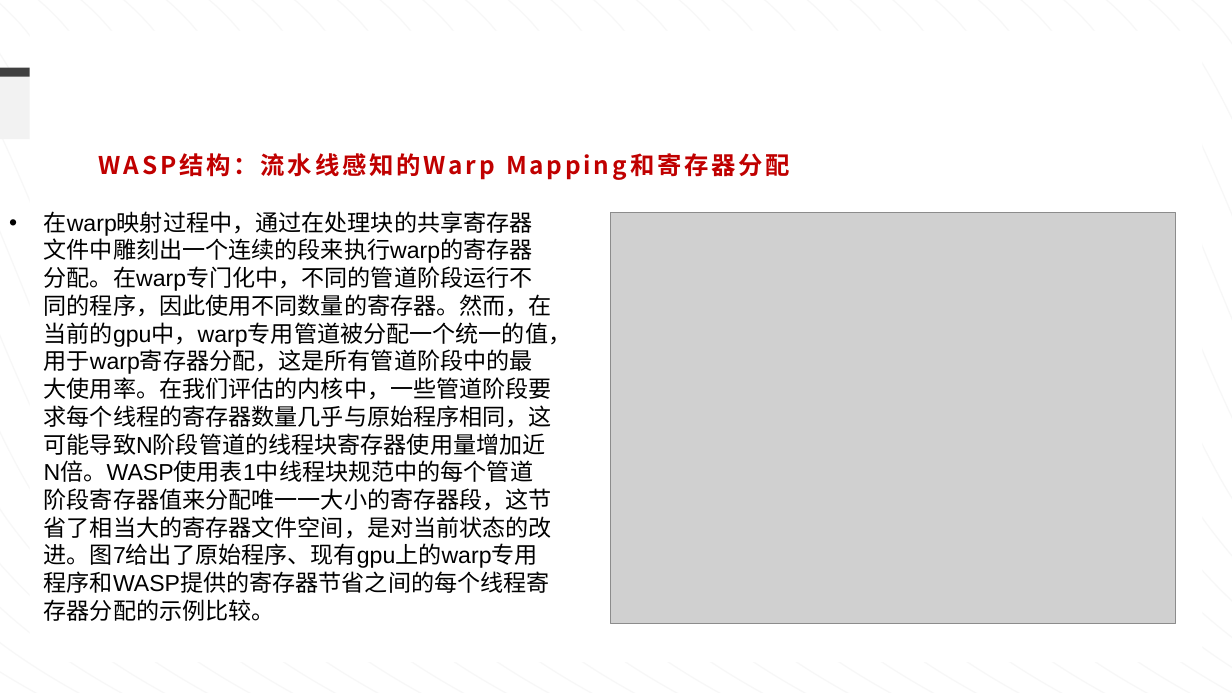
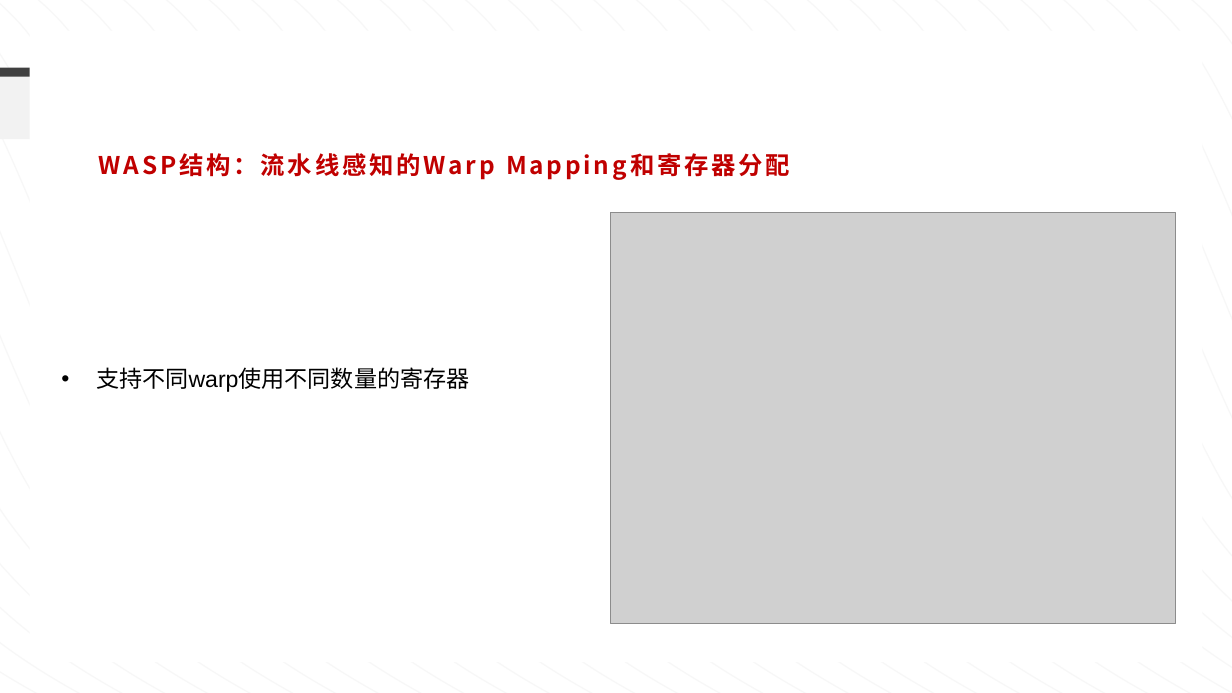
Before and after one commit to ziyuhuang123/dataflow_code, a slide deck: slide 7 of weekly_report/组会-0913.pptx (slide 8 before the commit). Drawn at 1232x693 pixels with LibreOffice and Linux fonts; fonts in the diff are those of the drawing; grey boxes stand for pictures. Boxes give left, top, right and bottom in pixels: in the first picture for what was removed or moved away, otherwise in the second. Text is boxed around its words. In the diff, an @@ line names an element or a change of style, - is before the commit and + after.

```diff
--- a/weekly_report/组会-0913.pptx
+++ b/weekly_report/组会-0913.pptx
@@ text at bbox=[96, 367, 469, 392]: text changed @@
-• 在warp映射过程中，通过在处理块的共享寄存器文件中雕刻出一个连续的段来执行warp的寄存器分配。在warp专门化中，不同的管道阶段运行不同的程序，因此使用不同数量的寄存器。然而，在当前的gpu中，warp专用管道被分配一个统一的值，用于warp寄存器分配，这是所有管道阶段中的最大使用率。在我们评估的内核中，一些管道阶段要求每个线程的寄存器数量几乎与原始程序相同，这可能导致N阶段管道的线程块寄存器使用量增加近N倍。WASP使用表1中线程块规范中的每个管道阶段寄存器值来分配唯一一大小的寄存器段，这节省了相当大的寄存器文件空间，是对当前状态的改进。图7给出了原始程序、现有gpu上的warp专用程序和WASP提供的寄存器节省之间的每个线程寄存器分配的示例比较。
+• 支持不同warp使用不同数量的寄存器
```
Also in this commit, not shown: 14 other slides changed, 2 slides added, 6 slides removed, 19 other files.
